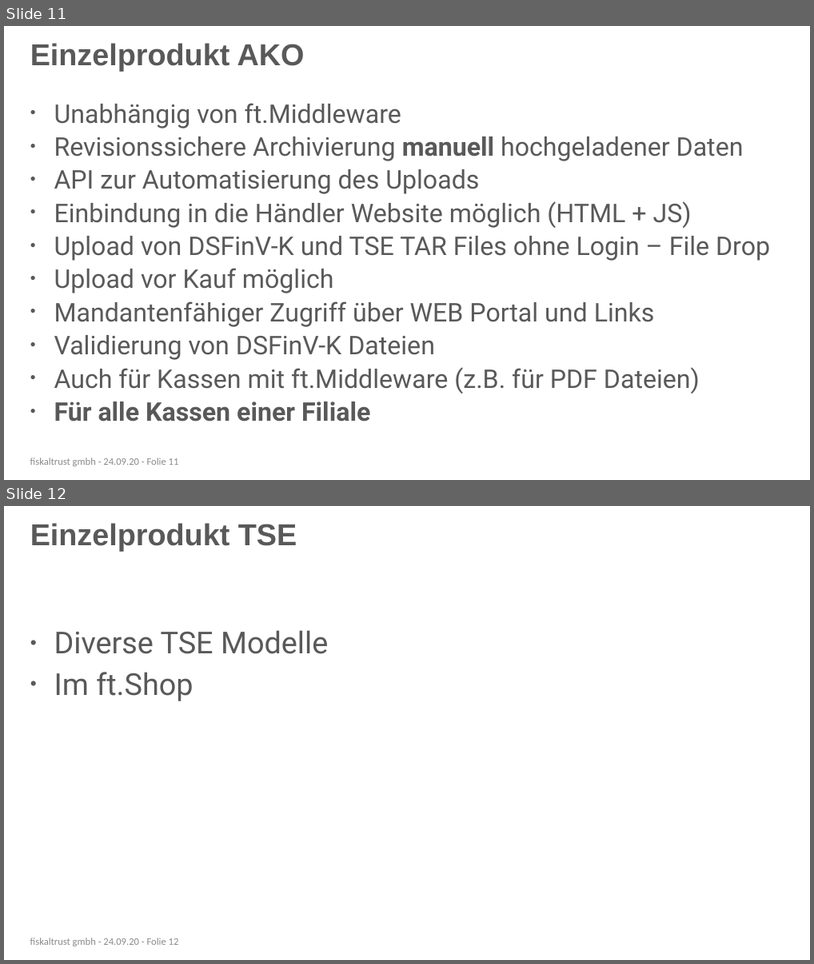
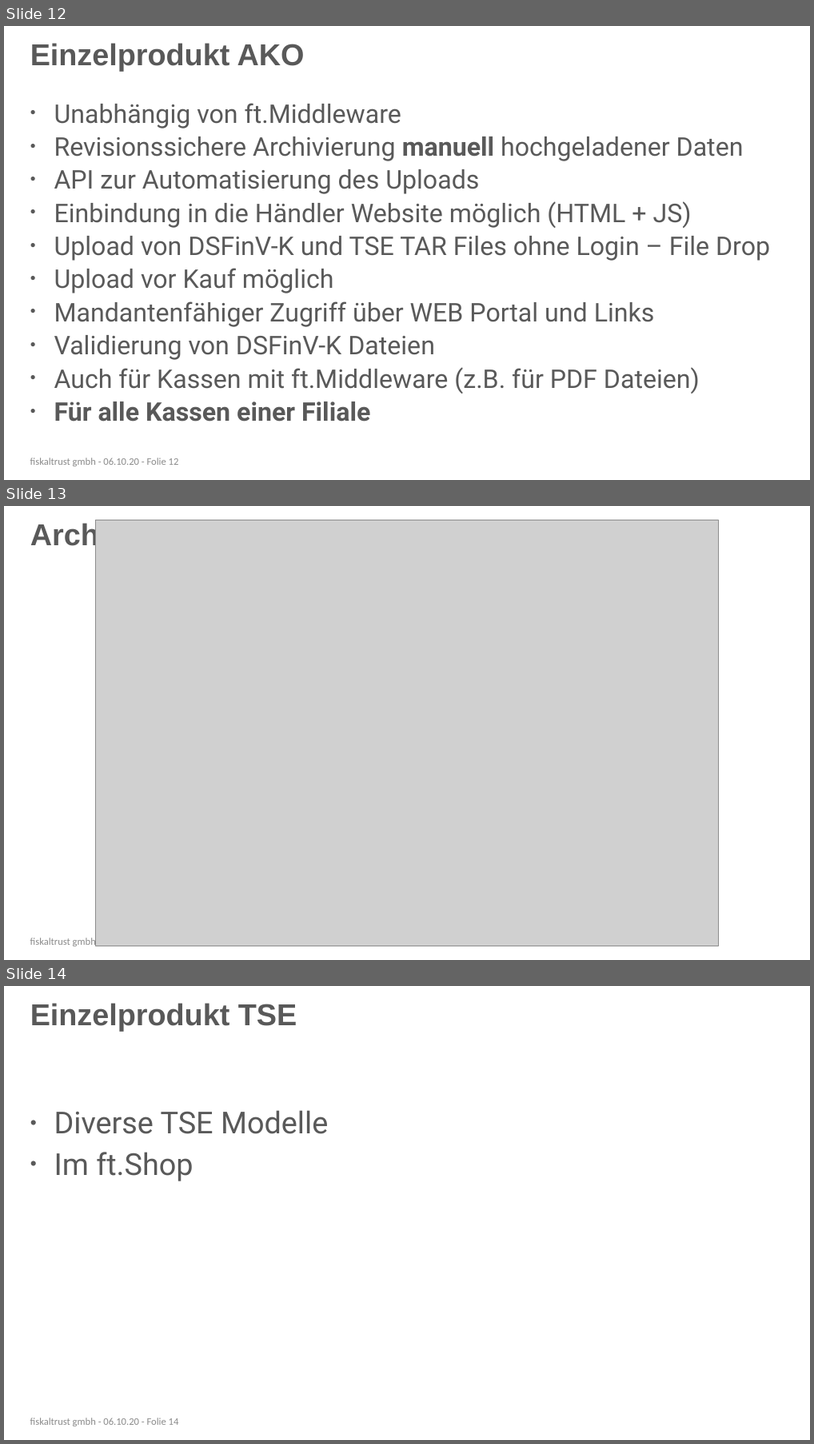
Before and after one commit to fiskaltrust/productdescription-de-doc, a slide deck: for-posdealers/presentation/sales/media/posdealer-sales-rollout.pptx. Shown one above the other, each under a label of ours: slides 11 and 12 before the commit, slides 12, 13 and 14 after it. The pictures are 814x964 and 814x1444 pixels, drawn with LibreOffice and Linux fonts; fonts in the diff are those of the drawing; grey boxes stand for pictures; background and template pictures are left out. Boxes give left, top, right and bottom in pixels: in the first picture for what was removed or moved away, otherwise in the second. Text is boxed around its words. In the diff, an @@ line names an element or a change of style, - is before the commit and + after.

```diff
--- a/for-posdealers/presentation/sales/media/posdealer-sales-rollout.pptx
+++ b/for-posdealers/presentation/sales/media/posdealer-sales-rollout.pptx
@@ slide 13 added at (4,506,810,960), background #FFFFFF @@
@@ title added at (30,521,362,551), 36 pt, text #595959, bold @@
+Archivierungsprodukte
@@ picture added at (95,520,719,946) @@
@@ text added at (30,936,179,948), 12 pt, text #8C8C8C @@
+fiskaltrust gmbh - 06.10.20 - Folie 13
@@ what was slide 11 is now slide 12 @@
@@ text at (30,457,179,466): text changed @@
-fiskaltrust gmbh - 24.09.20 - Folie 11
+fiskaltrust gmbh - 06.10.20 - Folie 12
@@ what was slide 12 is now slide 14 @@
@@ text at (30,1417,179,1426): text changed @@
-fiskaltrust gmbh - 24.09.20 - Folie 12
+fiskaltrust gmbh - 06.10.20 - Folie 14
```
Also in this commit, not shown: 6 slides changed, 1 other slide added, 12 other files.
